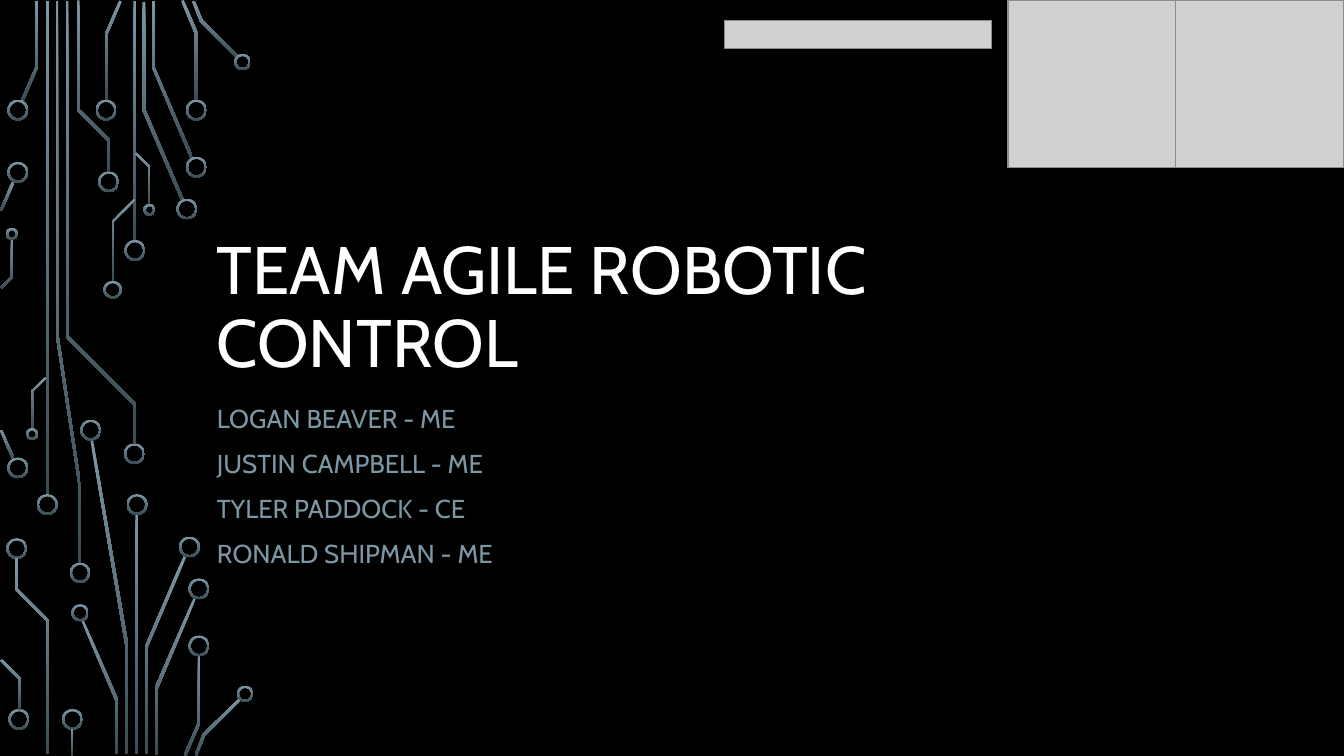
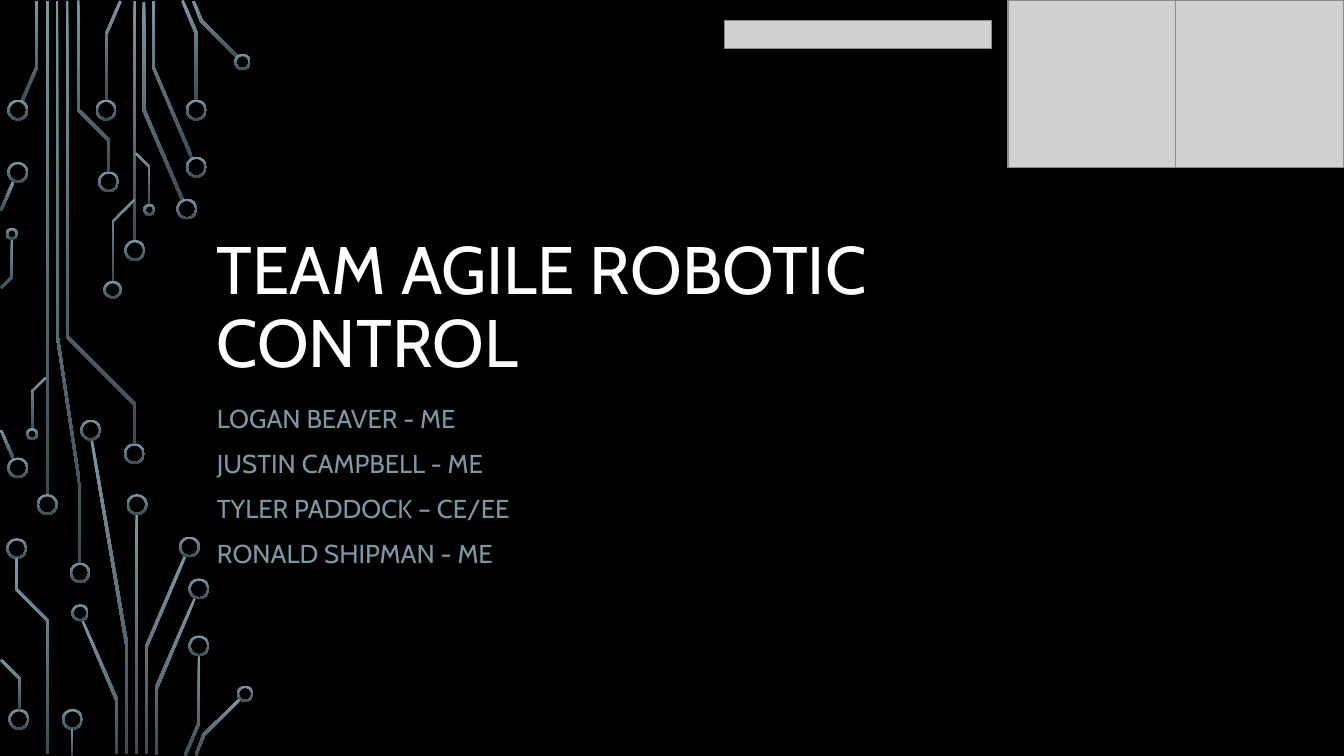
Before and after one commit to Logiant/AgileRoboticControls, a slide deck: slide 1 of Documentation/Presentation/Design Powerpoint.pptx. Drawn at 1344x756 pixels with LibreOffice and Linux fonts; fonts in the diff are those of the drawing; grey boxes stand for pictures; background and template pictures are left out. Boxes give left, top, right and bottom in pixels: in the first picture for what was removed or moved away, otherwise in the second. Text is boxed around its words. In the diff, an @@ line names an element or a change of style, - is before the commit and + after.

```diff
--- a/Documentation/Presentation/Design Powerpoint.pptx
+++ b/Documentation/Presentation/Design Powerpoint.pptx
@@ subtitle at [217, 499, 510, 520]: text changed @@
-TYLER PADDOCK - CE
+TYLER PADDOCK – CE/EE
```
Also in this commit, not shown: 2 other slides changed, 1 slide added, 1 slide removed, 2 other files.
